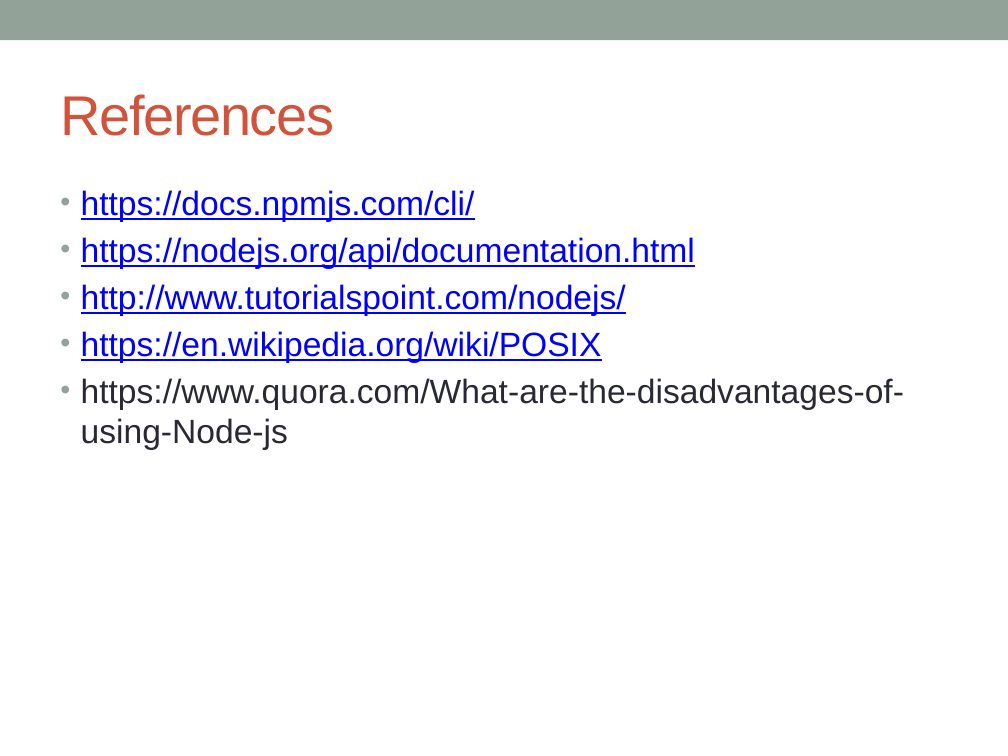
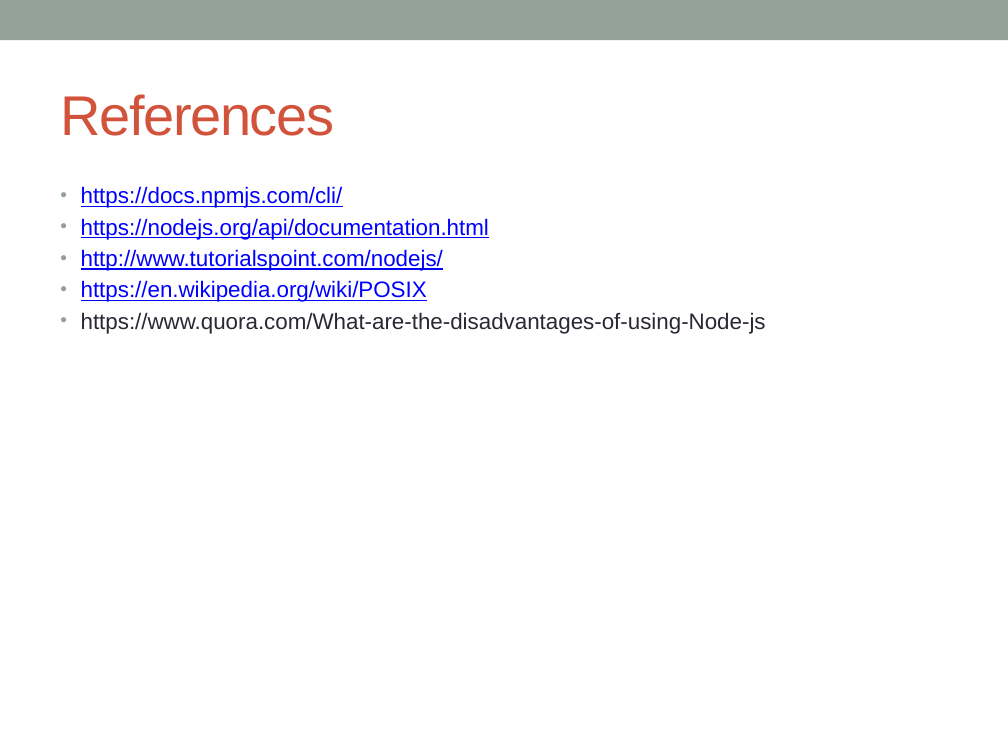
Before and after one commit to notionquest/ProjectDocumentation, a slide deck: slide 23 of NodeJS.pptx (slide 22 before the commit). Drawn at 1008x756 pixels with LibreOffice and Linux fonts; fonts in the diff are those of the drawing. Boxes give left, top, right and bottom in pixels: in the first picture for what was removed or moved away, otherwise in the second. Text is boxed around its words. In the diff, an @@ line names an element or a change of style, - is before the commit and + after.

```diff
--- a/NodeJS.pptx
+++ b/NodeJS.pptx
@@ text "https://docs.npmjs.com/cli/" at bbox=[81, 186, 766, 334]: size 24 to 16 pt; less space between paragraphs @@
```
Also in this commit, not shown: 2 other slides changed, 1 slide added, 1 other file.
